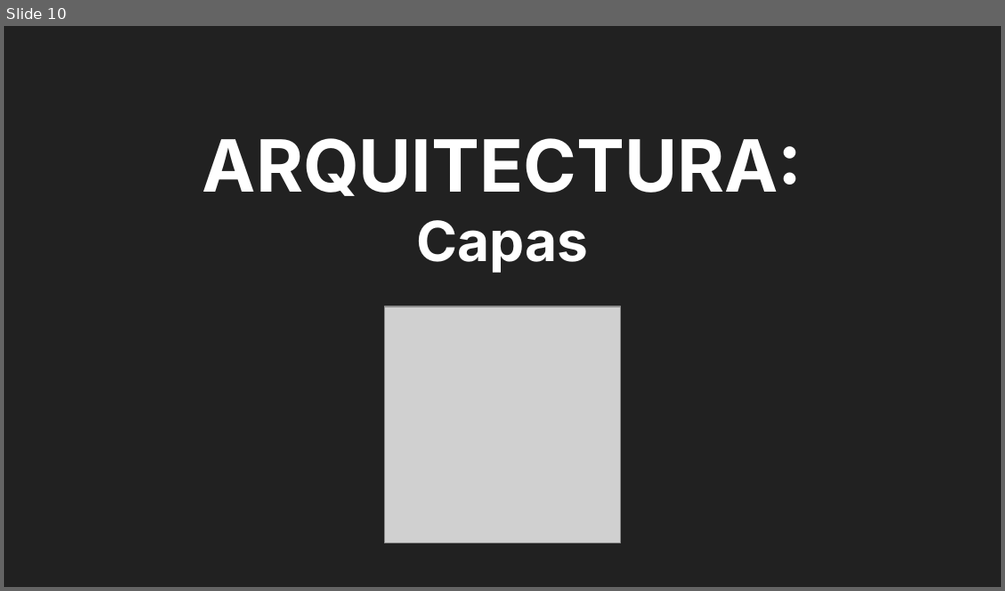
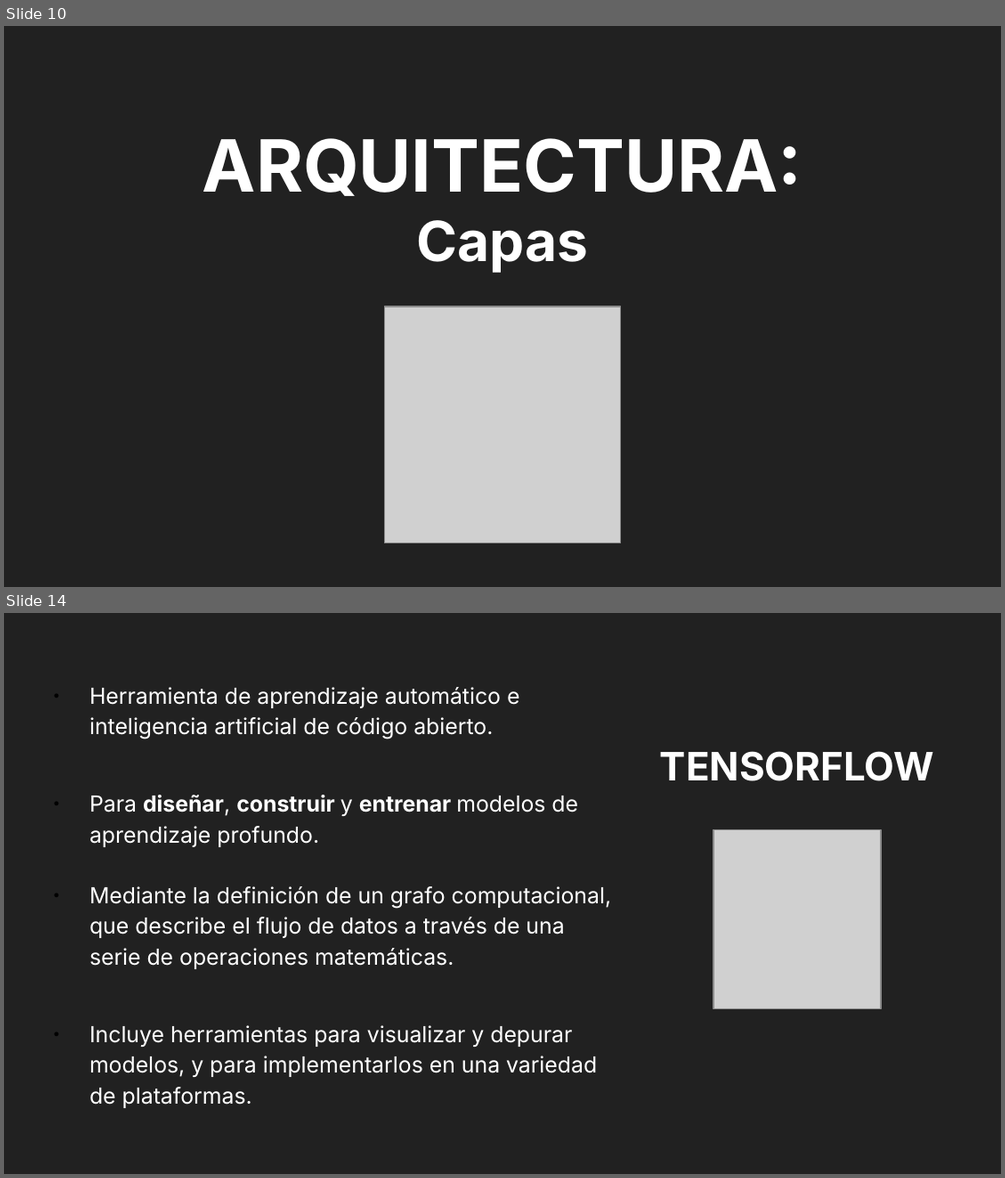
Before and after one commit to VataUTN/Deteccion_de_Figuras_Geometricas, a slide deck: Parcial MI.odp. Shown one above the other, each under a label of ours: slide 10 before the commit, slides 10 and 14 after it; the slides between them are not shown. The pictures are 1005x591 and 1005x1178 pixels, drawn with LibreOffice and Linux fonts; fonts in the diff are those of the drawing; grey boxes stand for pictures. Boxes give left, top, right and bottom in pixels: in the first picture for what was removed or moved away, otherwise in the second. Text is boxed around its words. In the diff, an @@ line names an element or a change of style, - is before the commit and + after.

Commit message:
Corrigiendo errores y agregando diapositivas de lenguaje y librería Tensorflow

```diff
--- a/Parcial MI.odp
+++ b/Parcial MI.odp
@@ slide 14 added at [4, 613, 1001, 1174], background #212121 @@
@@ text added at [89, 687, 612, 1108], 16 pt, text #FFFFFF @@
+● Herramienta de aprendizaje automático e inteligencia artificial de código abierto.
+● Para diseñar, construir y entrenar modelos de aprendizaje profundo.
+● Mediante la definición de un grafo computacional, que describe el flujo de datos a través de una serie de operaciones matemáticas.
+● Incluye herramientas para visualizar y depurar modelos, y para implementarlos en una variedad de plataformas.
@@ title added at [660, 751, 934, 781], 28.2 pt, text #FFFFFF, bold @@
+TENSORFLOW
@@ picture added at [713, 829, 882, 1008] @@
```
Also in this commit, not shown: 4 other slides added, 2 slides removed.
